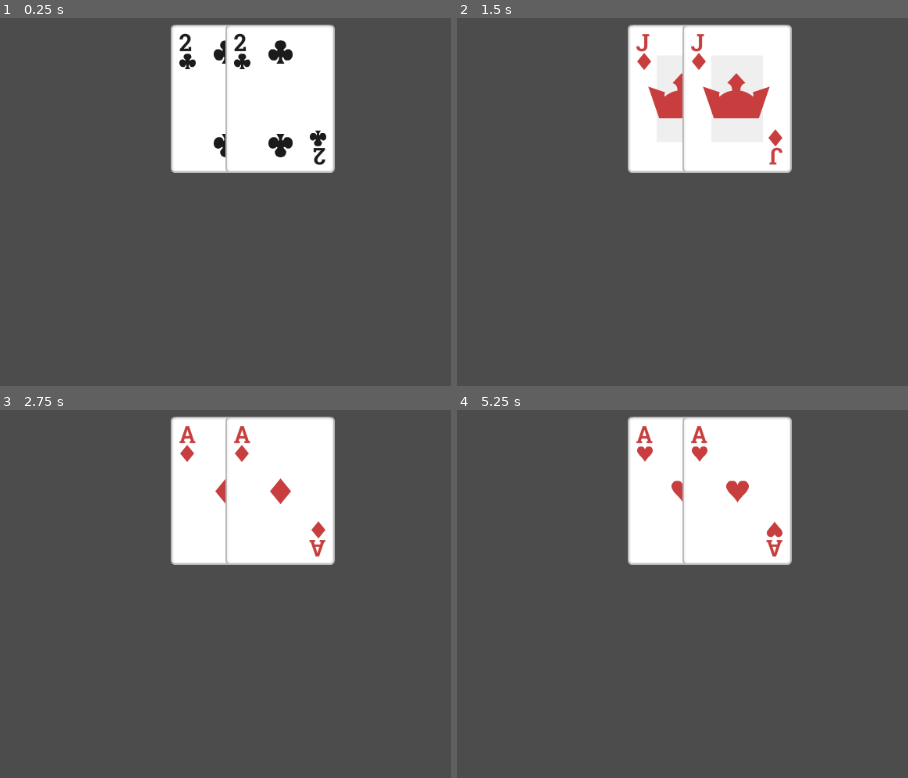
Above: before the commit, frames 1-4 (two rows, left to right).
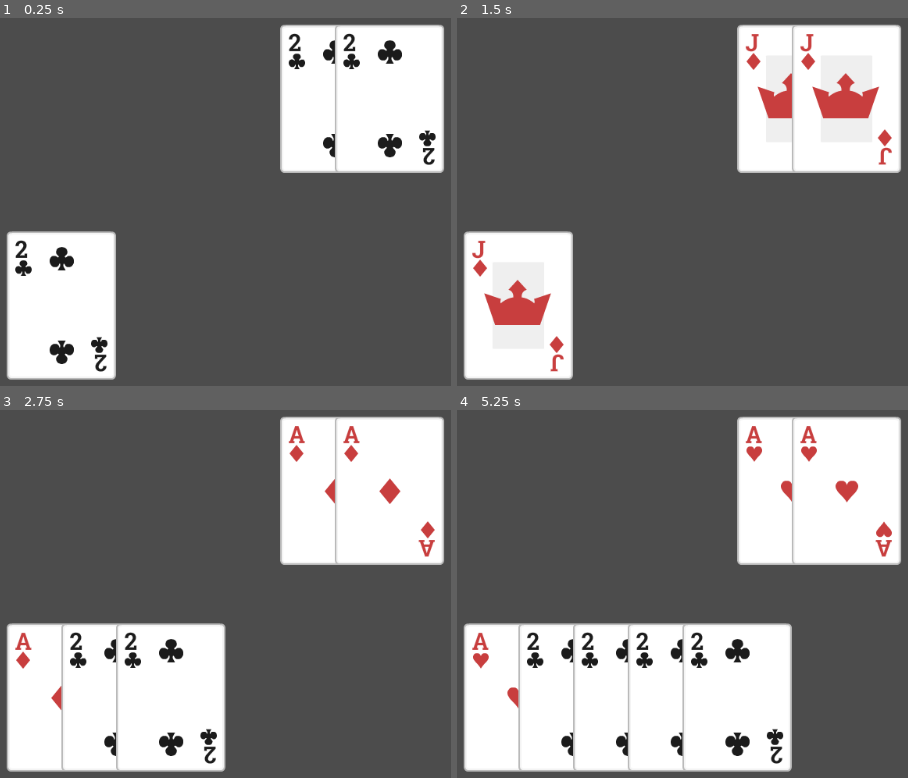
Above: after the commit, the same moments.

Repository: Jonathan-Talvacchio/blackjack
Game: Godot game, scene res://Blackjack_TEST.tscn
The game is run twice, just before and just after one commit, with the same random seed, the same clock (stepped at 60 frames per second) and the same inputs. The project has no main scene, so this scene is started directly.
Inputs:
- Up to frame 1 (0.25 s): no input
- Up to frame 2 (1.5 s): tap Enter at 0.5, 0.8, 1.35 s; hold Up 0.53-1.28 s; tap C at 0.6 s; tap Space at 1.25 s
- Up to frame 3 (2.75 s): tap C at 1.55, 2.1 s; tap Enter at 2, 2.3 s; hold Up from 2.03 s (still down)
- Up to frame 4 (5.25 s): tap Space at 2.75, 4.25 s; tap Enter at 2.85, 3.5, 3.8, 5.1 s; tap C at 3.05, 4.35 s; release Up at 3.53 s; tap B at 3.6 s

The runs differ from the first frame. In frame 1, 30% of the frame differs, in the area x 1-99%, y 1-99%; in frame 2, 31%; in frame 3, 40%; in frame 4, 50%.

Commit message:
blackjack init

Diff:
--- a/Blackjack.tscn
+++ /dev/null
@@ -1,11 +0,0 @@
-[gd_scene load_steps=2 format=2]
-
-[ext_resource path="res://Hand.tscn" type="PackedScene" id=1]
-
-[node name="Blackjack" type="Node2D"]
-
-[node name="ComputerHand" parent="." instance=ExtResource( 1 )]
-position = Vector2( 350, 190 )
-
-[node name="PlayerHand" parent="." instance=ExtResource( 1 )]
-position = Vector2( 350, 427.5 )
--- a/Blackjack_TEST.tscn
+++ b/Blackjack_TEST.tscn
@@ -1,13 +1,18 @@
-[gd_scene load_steps=3 format=2]
+[gd_scene load_steps=4 format=2]
 
 [ext_resource path="res://Json-test.gd" type="Script" id=1]
-[ext_resource path="res://card/Card.tscn" type="PackedScene" id=2]
+[ext_resource path="res://hand/Hand.tscn" type="PackedScene" id=2]
+[ext_resource path="res://card/Card.tscn" type="PackedScene" id=3]
 
 [node name="Blackjack" type="Node2D"]
 script = ExtResource( 1 )
 
-[node name="Card" parent="." instance=ExtResource( 2 )]
-position = Vector2( 350, 210 )
+[node name="Hand" parent="." instance=ExtResource( 2 )]
+position = Vector2( 140, 475 )
+starting_cards = 1
 
-[node name="Card2" parent="." instance=ExtResource( 2 )]
-position = Vector2( 420, 210 )
+[node name="Card" parent="." instance=ExtResource( 3 )]
+position = Vector2( 490, 210 )
+
+[node name="Card2" parent="." instance=ExtResource( 3 )]
+position = Vector2( 560, 210 )
--- a/Hand.tscn
+++ /dev/null
@@ -1,19 +0,0 @@
-[gd_scene load_steps=2 format=2]
-
-[ext_resource path="res://card/Card.tscn" type="PackedScene" id=1]
-
-[node name="Hand" type="Node2D"]
-
-[node name="Card" parent="." instance=ExtResource( 1 )]
-
-[node name="Card2" parent="." instance=ExtResource( 1 )]
-position = Vector2( 70, 0 )
-
-[node name="Card3" parent="." instance=ExtResource( 1 )]
-position = Vector2( 140, 0 )
-
-[node name="Card4" parent="." instance=ExtResource( 1 )]
-position = Vector2( 210, 0 )
-
-[node name="Card5" parent="." instance=ExtResource( 1 )]
-position = Vector2( 280, 0 )
--- a/Json-test.gd
+++ b/Json-test.gd
@@ -12,9 +12,16 @@
 
 var card_index = 0
 
+var hand_children_index = 0
+var hand_children = []
 
 func _ready() -> void:
 	_load()
+	hand_children = $Hand.get_children()
+#	for i in $Hand.get_children():
+#		hand_children.append(i)
+#		i.visible = false
+#		print(i.name)
 
 
 func _input(event: InputEvent) -> void:
@@ -25,6 +32,10 @@
 			_cycle_card()
 		if event.pressed and event.scancode == KEY_B:
 			$Card/Sprite.texture = load(back_path + selected_card["sprites"]["back"] + ".png")
+		if event.pressed and event.scancode == KEY_C:
+			if hand_children_index < hand_children.size():
+				hand_children[hand_children_index].visible = true
+				hand_children_index += 1
 
 
 func _load():
@@ -52,6 +63,7 @@
 	selected_card = full_deck[randi() % full_deck.size()]
 	$Card/Sprite.texture = load(sprite_path + selected_card["sprites"]["front"] + ".png")
 	$Card2/Sprite.texture = load(sprite_path + selected_card["sprites"]["front"] + ".png")
+	$Hand/Card/Sprite.texture = load(sprite_path + selected_card["sprites"]["front"] + ".png")
 
 	var new_text = "%s of %s" % [selected_card["name"], selected_card["suit"]]
 
@@ -66,3 +78,4 @@
 
 	$Card/Sprite.texture = load(sprite_path + selected_card["sprites"]["front"] + ".png")
 	$Card2/Sprite.texture = load(sprite_path + selected_card["sprites"]["front"] + ".png")
+	$Hand/Card/Sprite.texture = load(sprite_path + selected_card["sprites"]["front"] + ".png")
--- /dev/null
+++ b/blackjack/Blackjack.gd
@@ -0,0 +1,24 @@
+extends Node2D
+
+signal new_game
+signal end_game
+
+var full_deck: Array = []
+
+
+func _ready() -> void:
+	full_deck = CardData.full_deck
+	_new_game()
+
+
+func _input(event: InputEvent) -> void:
+	if event.pressed and event.scancode == KEY_ENTER:
+		var selected_card = CardData._random_card()
+		if selected_card != null:
+			var text = "%s of %s" % [selected_card["name"],selected_card["suit"]]
+			print(text)
+
+
+func _new_game():
+	emit_signal("new_game")
+	pass
--- /dev/null
+++ b/blackjack/Blackjack.tscn
@@ -0,0 +1,16 @@
+[gd_scene load_steps=3 format=2]
+
+[ext_resource path="res://blackjack/Blackjack.gd" type="Script" id=1]
+[ext_resource path="res://hand/Hand.tscn" type="PackedScene" id=2]
+
+[node name="Blackjack" type="Node2D"]
+script = ExtResource( 1 )
+
+[node name="ComputerHand" parent="." instance=ExtResource( 2 )]
+position = Vector2( 350, 190 )
+starting_flipped = 1
+
+[node name="PlayerHand" parent="." instance=ExtResource( 2 )]
+position = Vector2( 350, 427.5 )
+[connection signal="new_game" from="." to="PlayerHand" method="_on_Blackjack_new_game"]
+[connection signal="new_game" from="." to="ComputerHand" method="_on_Blackjack_new_game"]
--- /dev/null
+++ b/card/Card.gd
@@ -0,0 +1,20 @@
+extends Node2D
+
+export var face_up: bool = false
+
+var face_sprite_path = "res://card/sprites/front/"
+var sprite_path = "res://card/sprites/back/B1.png"
+var selected_card = {}
+
+
+# Called when the node enters the scene tree for the first time.
+func _ready() -> void:
+	pass # Replace with function body.
+
+
+func _process(delta: float) -> void:
+#	if not face_up:
+#		$Sprite.texture = load(sprite_path)
+#	else:
+#		$Card/Sprite.texture = load(sprite_path + selected_card["sprites"]["front"] + ".png")
+	pass
--- a/card/Card.tscn
+++ b/card/Card.tscn
@@ -1,11 +1,13 @@
-[gd_scene load_steps=2 format=2]
+[gd_scene load_steps=3 format=2]
 
-[ext_resource path="res://card/sprites/front/C2.png" type="Texture" id=1]
+[ext_resource path="res://card/Card.gd" type="Script" id=1]
+[ext_resource path="res://card/sprites/front/C2.png" type="Texture" id=2]
 
 [node name="Card" type="Node2D"]
+script = ExtResource( 1 )
 __meta__ = {
 "_edit_group_": true
 }
 
 [node name="Sprite" type="Sprite" parent="."]
-texture = ExtResource( 1 )
+texture = ExtResource( 2 )
--- /dev/null
+++ b/global/CardData.gd
@@ -0,0 +1,49 @@
+extends Node
+
+var path = "res://cards.json"
+var json_data = {}
+
+var full_deck = []
+var inactive_deck = []
+var active_deck = []
+
+
+func _ready() -> void:
+	_load()
+	pass
+
+
+func _load():
+	var file = File.new()
+
+	if not file.file_exists(path):
+		print("NOT FOUND")
+
+	file.open(path, file.READ)
+
+	var text = file.get_as_text()
+
+	json_data = parse_json(text)
+	var deck = json_data.values()
+	for card in deck:
+		full_deck.append(card)
+	inactive_deck = full_deck
+	file.close()
+
+
+# Pull a random card from the inactave deck
+func _random_card():
+	if not inactive_deck.empty():
+		randomize()
+		var index = randi() % inactive_deck.size()
+		var selected_card = inactive_deck[index]
+		active_deck.append(selected_card)
+		inactive_deck.remove(index)
+		return selected_card
+	else:
+		print("No inactive card.")
+
+
+func _reset_deck():
+	inactive_deck = full_deck
+	active_deck = []
--- /dev/null
+++ b/hand/Hand.gd
@@ -0,0 +1,23 @@
+extends Node2D
+
+export var starting_cards:int = 2
+export var starting_flipped:int = 2
+
+var cards: Array = []
+
+
+# Called when the node enters the scene tree for the first time.
+func _ready() -> void:
+	cards = get_children()
+	_new_deal()
+
+func _new_deal():
+	for i in starting_cards:
+		cards[i].visible = true
+	for i in starting_flipped:
+		cards[i].face_up = true
+		# i.face_up = true
+
+func _on_Blackjack_new_game() -> void:
+	print("worked")
+	pass # Replace with function body.
--- /dev/null
+++ b/hand/Hand.tscn
@@ -0,0 +1,26 @@
+[gd_scene load_steps=3 format=2]
+
+[ext_resource path="res://hand/Hand.gd" type="Script" id=1]
+[ext_resource path="res://card/Card.tscn" type="PackedScene" id=2]
+
+[node name="Hand" type="Node2D"]
+script = ExtResource( 1 )
+
+[node name="Card" parent="." instance=ExtResource( 2 )]
+visible = false
+
+[node name="Card2" parent="." instance=ExtResource( 2 )]
+visible = false
+position = Vector2( 70, 0 )
+
+[node name="Card3" parent="." instance=ExtResource( 2 )]
+visible = false
+position = Vector2( 140, 0 )
+
+[node name="Card4" parent="." instance=ExtResource( 2 )]
+visible = false
+position = Vector2( 210, 0 )
+
+[node name="Card5" parent="." instance=ExtResource( 2 )]
+visible = false
+position = Vector2( 280, 0 )
--- a/project.godot
+++ b/project.godot
@@ -18,6 +18,10 @@
 config/name="blackjack"
 config/icon="res://icon.png"
 
+[autoload]
+
+CardData="*res://global/CardData.gd"
+
 [rendering]
 
 environment/default_environment="res://default_env.tres"
--- /dev/null
+++ b/ui/UI.tscn
@@ -0,0 +1,32 @@
+[gd_scene format=2]
+
+[node name="UI" type="Control"]
+anchor_right = 1.0
+anchor_bottom = 1.0
+
+[node name="VBoxContainer" type="VBoxContainer" parent="."]
+anchor_right = 1.0
+anchor_bottom = 1.0
+
+[node name="HitButton" type="Button" parent="VBoxContainer"]
+margin_right = 1024.0
+margin_bottom = 197.0
+size_flags_horizontal = 3
+size_flags_vertical = 3
+text = "Hit"
+
+[node name="StandButton" type="Button" parent="VBoxContainer"]
+margin_top = 201.0
+margin_right = 1024.0
+margin_bottom = 398.0
+size_flags_horizontal = 3
+size_flags_vertical = 3
+text = "Stand"
+
+[node name="DoubleButton" type="Button" parent="VBoxContainer"]
+margin_top = 402.0
+margin_right = 1024.0
+margin_bottom = 600.0
+size_flags_horizontal = 3
+size_flags_vertical = 3
+text = "Double"
